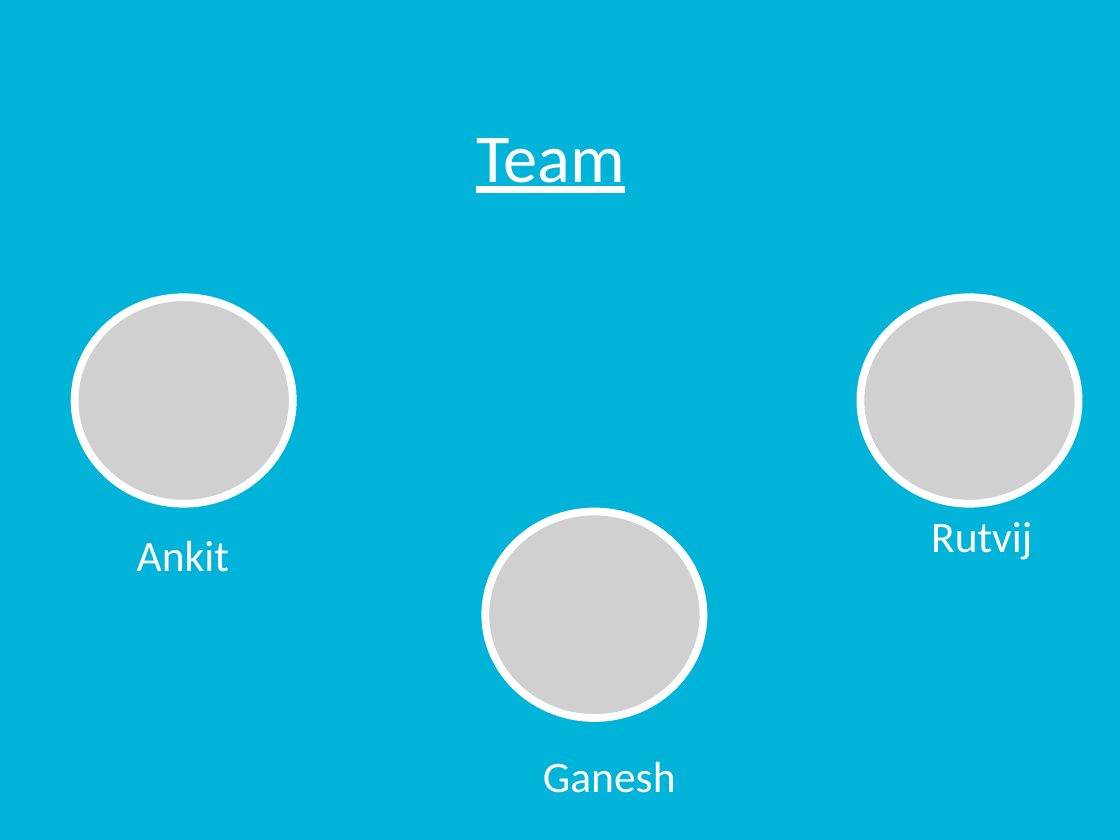
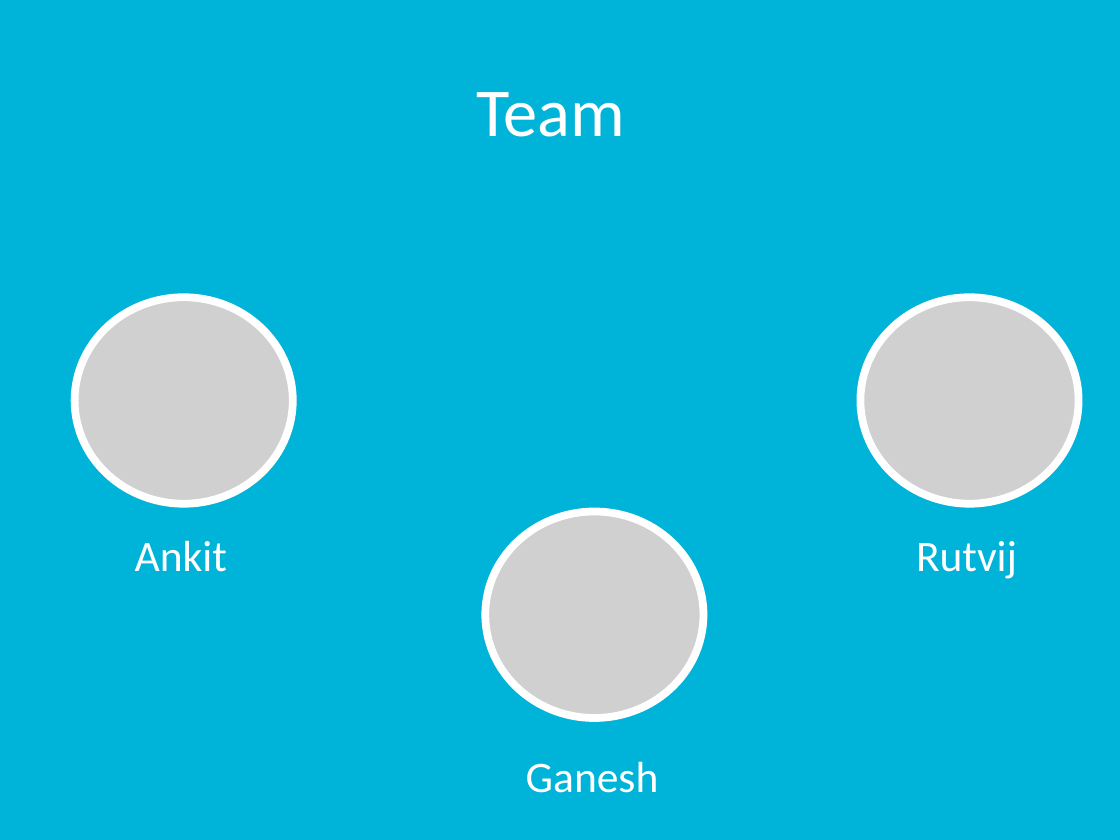
Before and after one commit to rutvijkumarshah/WatsiAndroidApp, a slide deck: slide 2 of docs/groupProject.pptx. Drawn at 1120x840 pixels with LibreOffice and Linux fonts; fonts in the diff are those of the drawing; grey boxes stand for pictures. Boxes give left, top, right and bottom in pixels: in the first picture for what was removed or moved away, otherwise in the second. Text is boxed around its words. In the diff, an @@ line names an element or a change of style, - is before the commit and + after.

```diff
--- a/docs/groupProject.pptx
+++ b/docs/groupProject.pptx
@@ title "Team" moved from (x1=476, y1=138, x2=625, y2=193) to (x1=476, y1=92, x2=625, y2=137) @@
@@ title "Team" at (x1=476, y1=92, x2=625, y2=137): underline off @@
@@ text "Rutvij" moved from (x1=931, y1=522, x2=1032, y2=560) to (x1=916, y1=541, x2=1017, y2=579) @@
@@ text "Ganesh" moved from (x1=543, y1=761, x2=676, y2=793) to (x1=526, y1=761, x2=659, y2=793) @@
```
Also in this commit, not shown: 1 other slide changed, 4 slides added, 4 slides removed.
